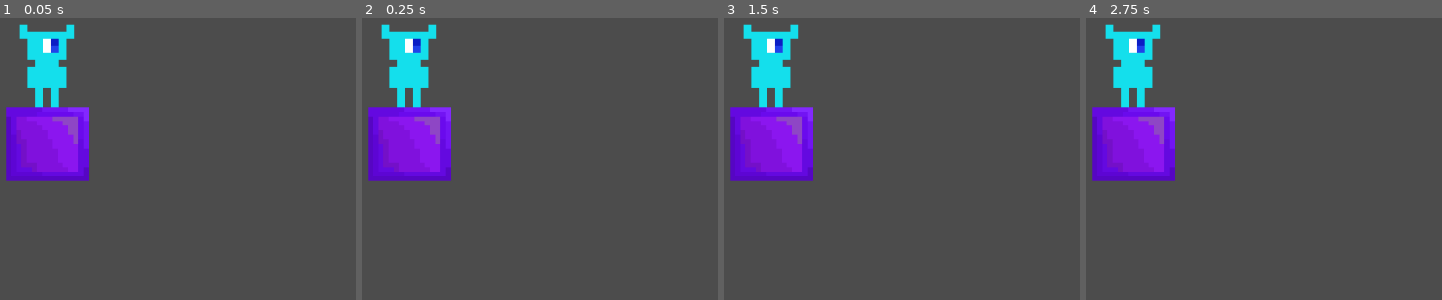
Above: before the commit, frames 1-4 (left to right).
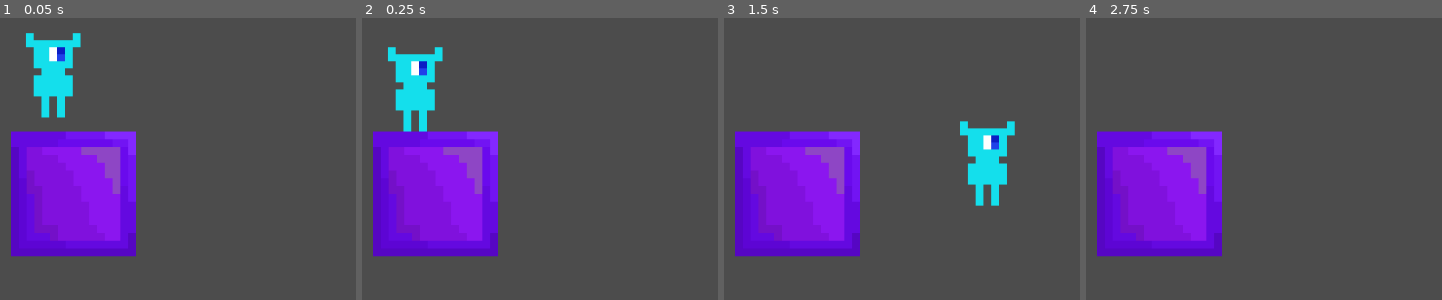
Above: after the commit, the same moments.

Repository: dan11l1324689/proekt
Game: Godot game, scene res://Node2D.tscn
The game is run twice, just before and just after one commit, with the same random seed, the same clock (stepped at 60 frames per second) and the same inputs.
Inputs:
- Up to frame 1 (0.05 s): no input
- Up to frame 2 (0.25 s): no input
- Up to frame 3 (1.5 s): tap Enter at 0.5 s; hold Space (fump) 0.53-1.28 s; hold D (right) from 0.53 s (still down); tap Space (fump) at 1.35 s
- Up to frame 4 (2.75 s): release D (right) at 2.03 s; hold A (left) from 2.03 s (still down); hold Space (fump) from 2.03 s (still down)

The runs differ from the first frame. In frame 1, 18% of the frame differs, in the area x 1-39%, y 2-85%; in frame 2, 18%; in frame 3, 21%, in the area x 1-82%, y 2-85%; in frame 4, 19%.

Commit message:
Add files via upload

Diff:
--- a/платформер/Node2D.tscn
+++ b/платформер/Node2D.tscn
@@ -1,16 +1,12 @@
-[gd_scene load_steps=4 format=2]
+[gd_scene load_steps=3 format=2]
 
-[ext_resource path="res://платформа.png" type="Texture" id=1]
+[ext_resource path="res://platform.tscn" type="PackedScene" id=1]
 [ext_resource path="res://player.tscn" type="PackedScene" id=2]
-[ext_resource path="res://player.gd" type="Script" id=3]
 
 [node name="Node2D" type="Node2D"]
 
 [node name="player" parent="." instance=ExtResource( 2 )]
-position = Vector2( 141.421, 304.056 )
-script = ExtResource( 3 )
+position = Vector2( 149.906, 313.956 )
 
-[node name="платформа" type="Sprite" parent="."]
-position = Vector2( 142.549, 400.106 )
-scale = Vector2( 6.6235, 5.90554 )
-texture = ExtResource( 1 )
+[node name="StaticBody2D" parent="." instance=ExtResource( 1 )]
+position = Vector2( 176, 464 )
--- a/платформер/player.gd
+++ b/платформер/player.gd
@@ -1,9 +1,30 @@
 extends KinematicBody2D
+
+const Floor = Vector2(0,-1)
+
+var OnAirTime = 0
+
+var accel=Vector2()
+
+var speed = 300
+
+const GRAVETE = Vector2(0,980)
 
 var vert_move=0
 
-func _physics_process(delta):
-	var accel=Vector2()
-	accel.x += 1 if Input.is_action_pressed("right") else 0
-	accel.x -= 1 if Input.is_action_pressed("left") else 0
-	vert_move=-300 if Input.is_action_pressed("fump") else vert_move + 9.6 * delta
+func _process(delta):
+	accel += GRAVETE * delta
+	var target_vel = 0
+	target_vel =- int(Input.is_action_pressed("left")) + int(Input.is_action_pressed("right"))
+	OnAirTime += delta
+	accel = move_and_slide(accel,Floor,25.0)
+	if is_on_floor():
+		OnAirTime = 0
+	var on_floor = OnAirTime < 0.1
+	target_vel *= speed
+	accel.x = lerp(accel.x,target_vel,0.3)
+	#accel.x += speed if Input.is_action_pressed("right") else 0
+	#accel.x -= speed if Input.is_action_pressed("left") else 0
+	#vert_move=-300 if Input.is_action_pressed("fump") else vert_move + 9.6 * delta
+	#accel += GRAVETE
+	#accel = move_and_slide(accel+Vector2(0,vert_move),Vector2)
--- a/платформер/player.tscn
+++ b/платформер/player.tscn
@@ -15,5 +15,5 @@
 texture = ExtResource( 1 )
 
 [node name="CollisionShape2D" type="CollisionShape2D" parent="."]
-position = Vector2( 0.609011, -3.55741 )
+position = Vector2( 1, -3 )
 shape = SubResource( 1 )
